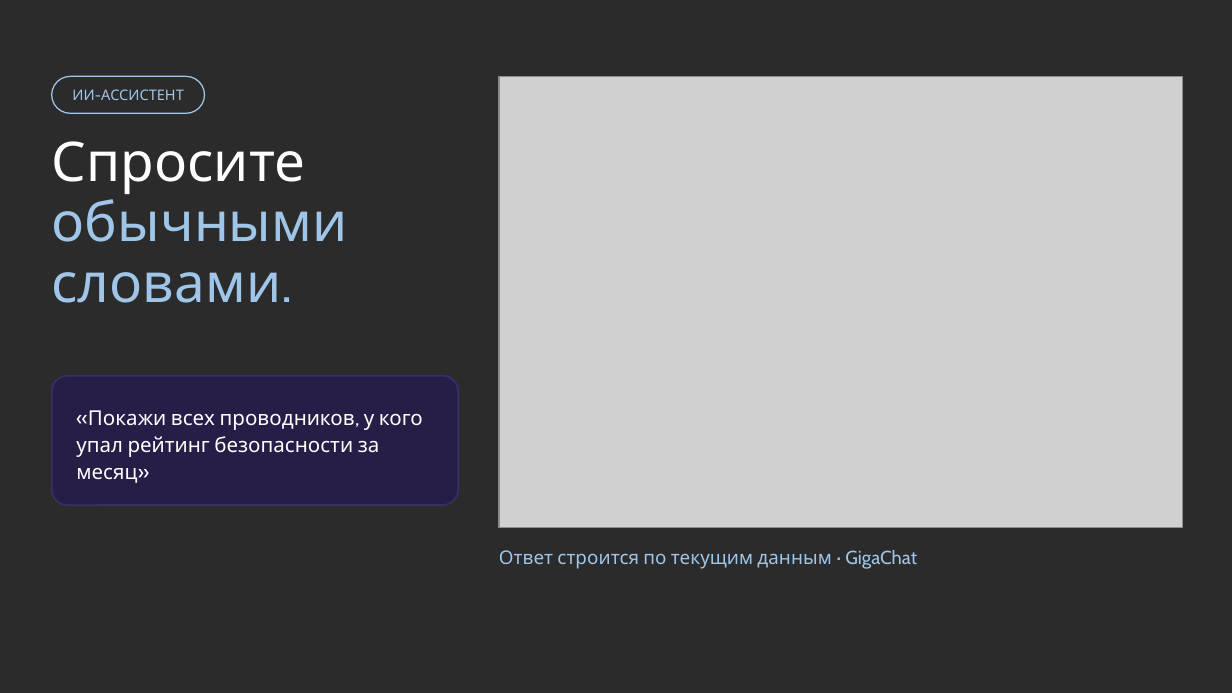
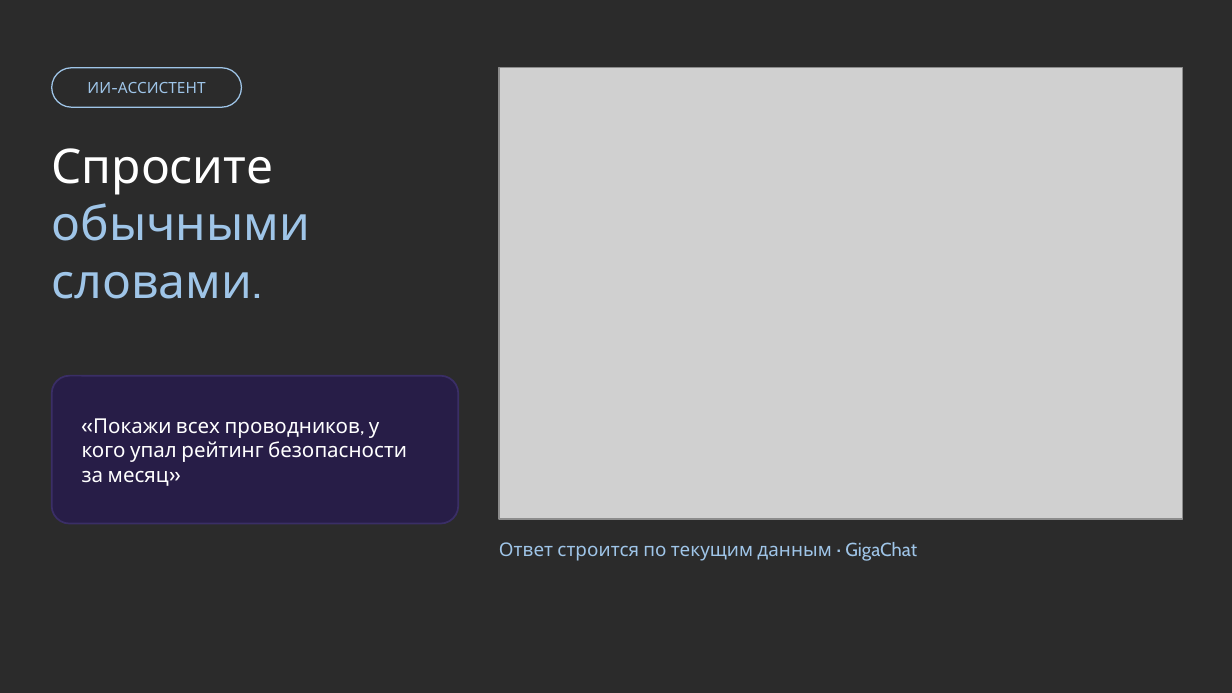
Before and after one commit to tuhlopuz1/mosgortrans-presentation, a slide deck: slide 10 of Магистраль 400 — финал.pptx (slide 12 before the commit). Drawn at 1232x693 pixels with LibreOffice and Linux fonts; fonts in the diff are those of the drawing; grey boxes stand for pictures; background and template pictures are left out; a plain dark background stands for a picture behind light text. Boxes give left, top, right and bottom in pixels: in the first picture for what was removed or moved away, otherwise in the second. Text is boxed around its words. In the diff, an @@ line names an element or a change of style, - is before the commit and + after.

```diff
--- a/Магистраль 400 — финал.pptx
+++ b/Магистраль 400 — финал.pptx
@@ rounded rectangle "ИИ-АССИСТЕНТ": place and size @@
-rounded rectangle "ИИ-АССИСТЕНТ" at box(72, 89, 184, 100)
+rounded rectangle "ИИ-АССИСТЕНТ" at box(52, 68, 241, 107)
@@ rounded rectangle "ИИ-АССИСТЕНТ" at box(52, 68, 241, 107): size 8.5 to 9 pt; outline none to #9FC5E8 0.75 pt @@
@@ rounded rectangle removed at box(52, 76, 205, 113) @@
@@ picture: place and size @@
-picture at box(499, 76, 1183, 527)
+picture at box(499, 68, 1183, 519)
@@ text at box(52, 148, 273, 195): size 32 to 28 pt in "Спросите"; line spacing 0.92 to 1 @@
@@ text at box(52, 203, 310, 299): text changed; size 32 to 28 pt @@
-обычными
-словами.
+обычными словами.
@@ rounded rectangle "«Покажи всех проводников, у кого ...": place and size @@
-rounded rectangle "«Покажи всех проводников, у кого ..." at box(76, 410, 423, 483)
+rounded rectangle "«Покажи всех проводников, у кого ..." at box(52, 376, 458, 524)
@@ rounded rectangle "«Покажи всех проводников, у кого ..." at box(52, 376, 458, 524): line spacing 1.1 to 1; fill none to #271D47; outline none to #3A2E66 1 pt @@
@@ rounded rectangle removed at box(52, 376, 458, 505) @@
@@ text "Ответ строится по текущим данным ...": place and size @@
-text "Ответ строится по текущим данным ..." at box(499, 550, 917, 569)
+text "Ответ строится по текущим данным ..." at box(499, 542, 917, 561)
```
Also in this commit, not shown: 13 other slides changed, 3 slides removed.
